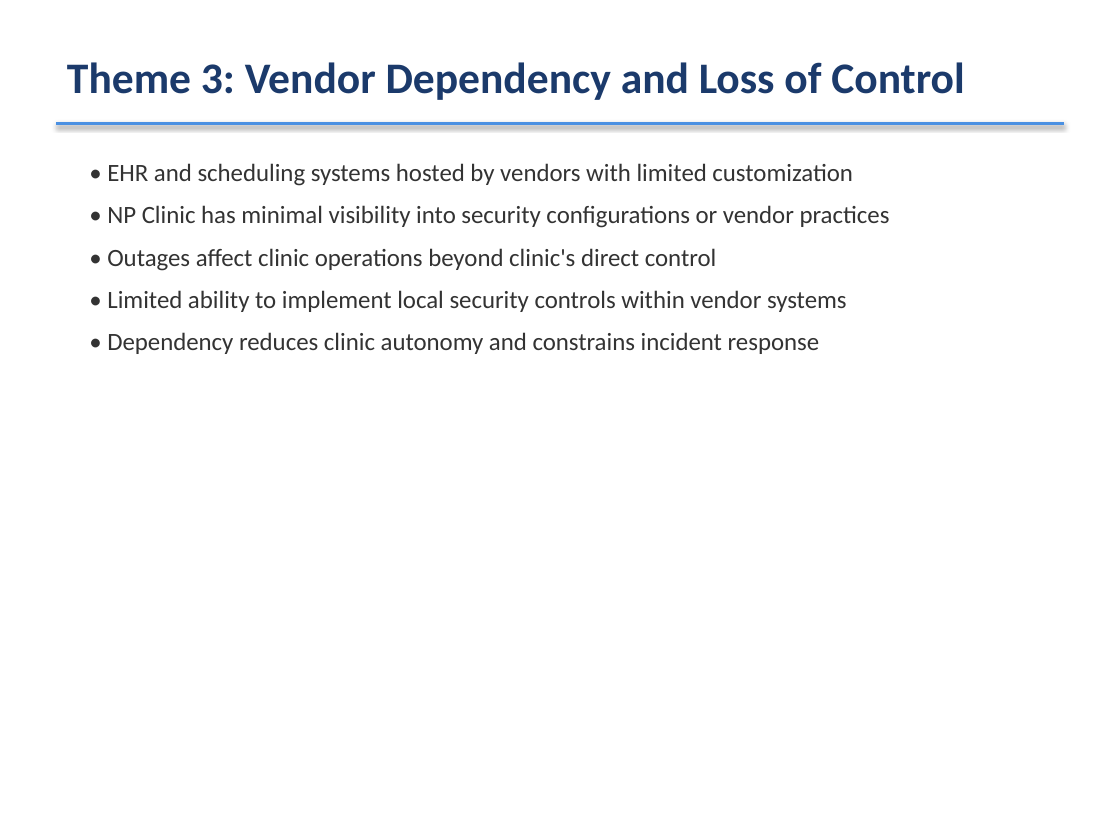
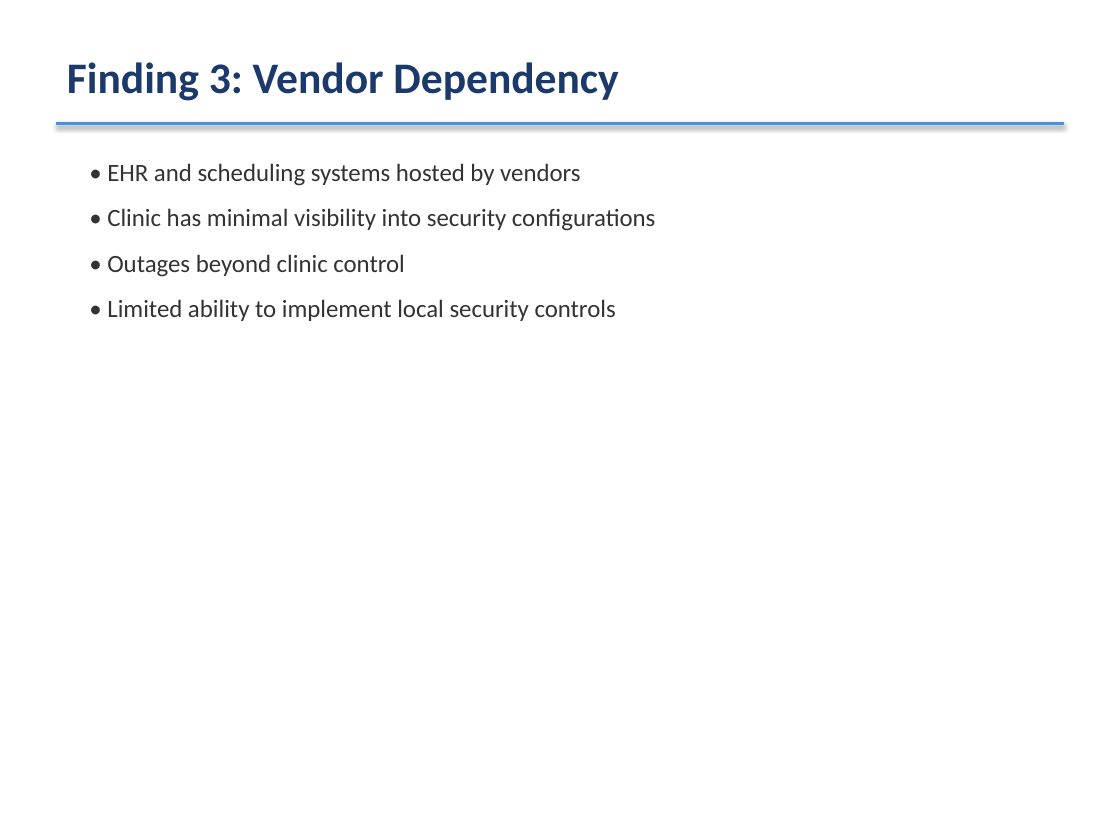
Before and after one commit to CyberNupe/CyberNupe, a slide deck: slide 9 of DRP_Defense_Presentation.pptx (slide 24 before the commit). Drawn at 1120x840 pixels with LibreOffice and Linux fonts; fonts in the diff are those of the drawing. Boxes give left, top, right and bottom in pixels: in the first picture for what was removed or moved away, otherwise in the second. Text is boxed around its words. In the diff, an @@ line names an element or a change of style, - is before the commit and + after.

```diff
--- a/DRP_Defense_Presentation.pptx
+++ b/DRP_Defense_Presentation.pptx
@@ text at (67, 62, 618, 101): text changed @@
-Theme 3: Vendor Dependency and Loss of Control
+Finding 3: Vendor Dependency
@@ text at (107, 163, 655, 321): text changed @@
-• EHR and scheduling systems hosted by vendors with limited customization
-• NP Clinic has minimal visibility into security configurations or vendor practices
-• Outages affect clinic operations beyond clinic's direct control
-• Limited ability to implement local security controls within vendor systems
-• Dependency reduces clinic autonomy and constrains incident response
+• EHR and scheduling systems hosted by vendors
+• Clinic has minimal visibility into security configurations
+• Outages beyond clinic control
+• Limited ability to implement local security controls
```
Also in this commit, not shown: 16 other slides changed, 22 slides removed.
